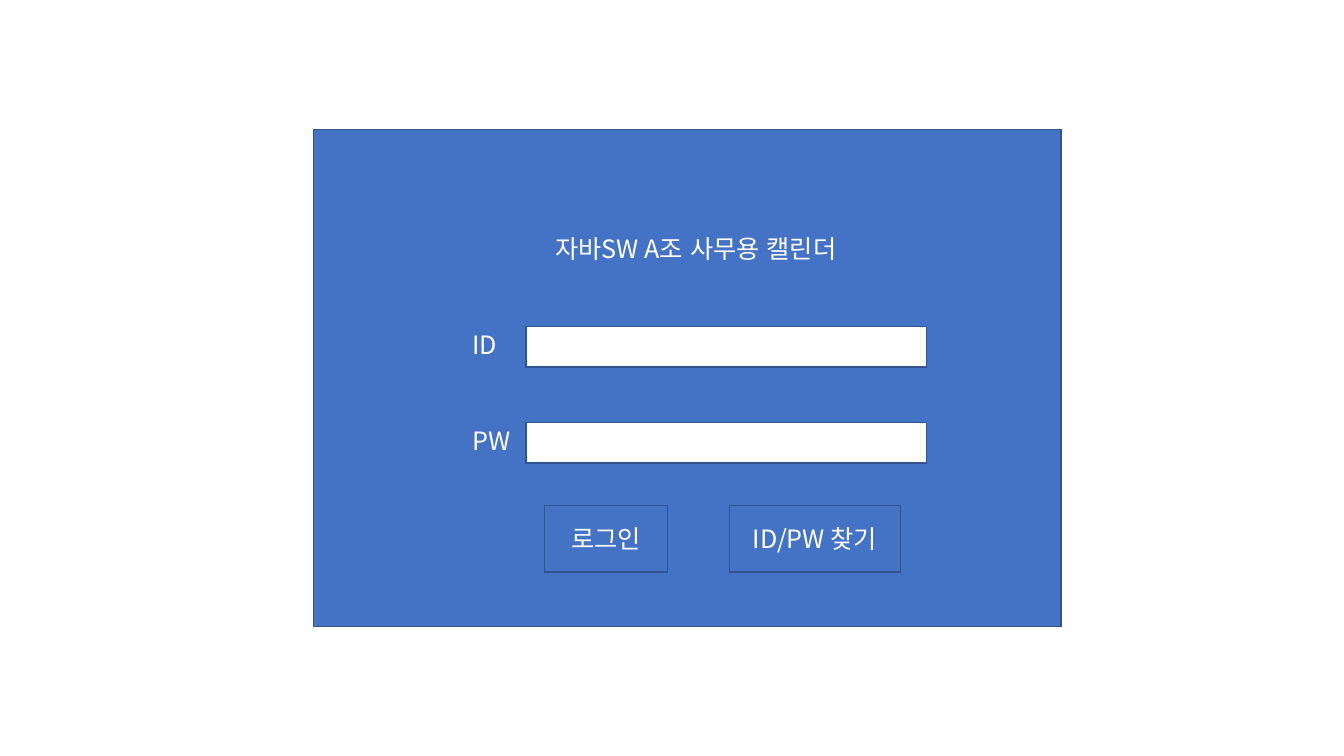
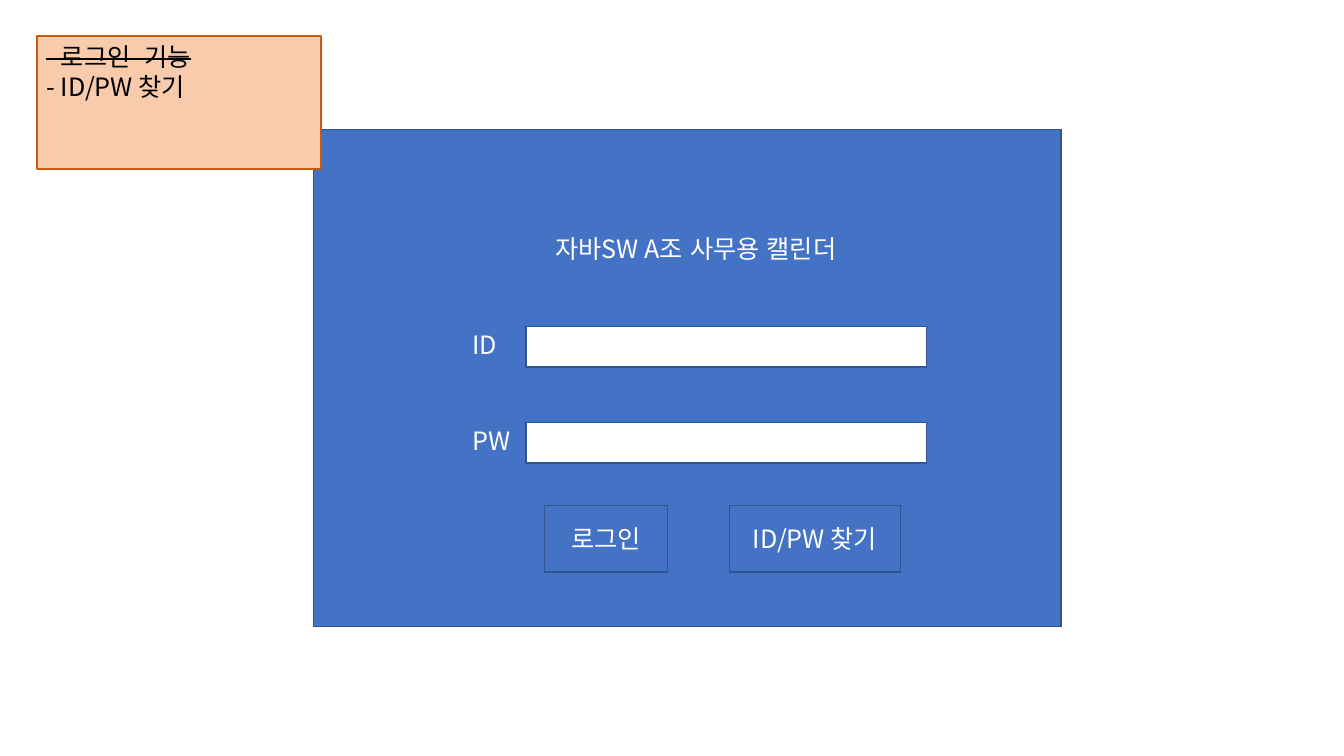
Before and after one commit to AtomicLiquors/java-calendar, a slide deck: slide 1 of 0.참고자료/지난 기획자료/(03.15)자바A조캘린더(수정-2).pptx. Drawn at 1344x756 pixels with LibreOffice and Linux fonts; fonts in the diff are those of the drawing. Boxes give left, top, right and bottom in pixels: in the first picture for what was removed or moved away, otherwise in the second. Text is boxed around its words. In the diff, an @@ line names an element or a change of style, - is before the commit and + after.

```diff
--- a/0.참고자료/지난 기획자료/(03.15)자바A조캘린더(수정-2).pptx
+++ b/0.참고자료/지난 기획자료/(03.15)자바A조캘린더(수정-2).pptx
@@ rectangle added at [36, 36, 321, 168], fill #F8CBAD, outline #C55A11 1.5 pt, 18 pt, text #000000 @@
+- 로그인 기능
+- ID/PW 찾기
```
Also in this commit, not shown: 6 other slides changed, 2 slides added, 1 slide removed, 4 other files.
